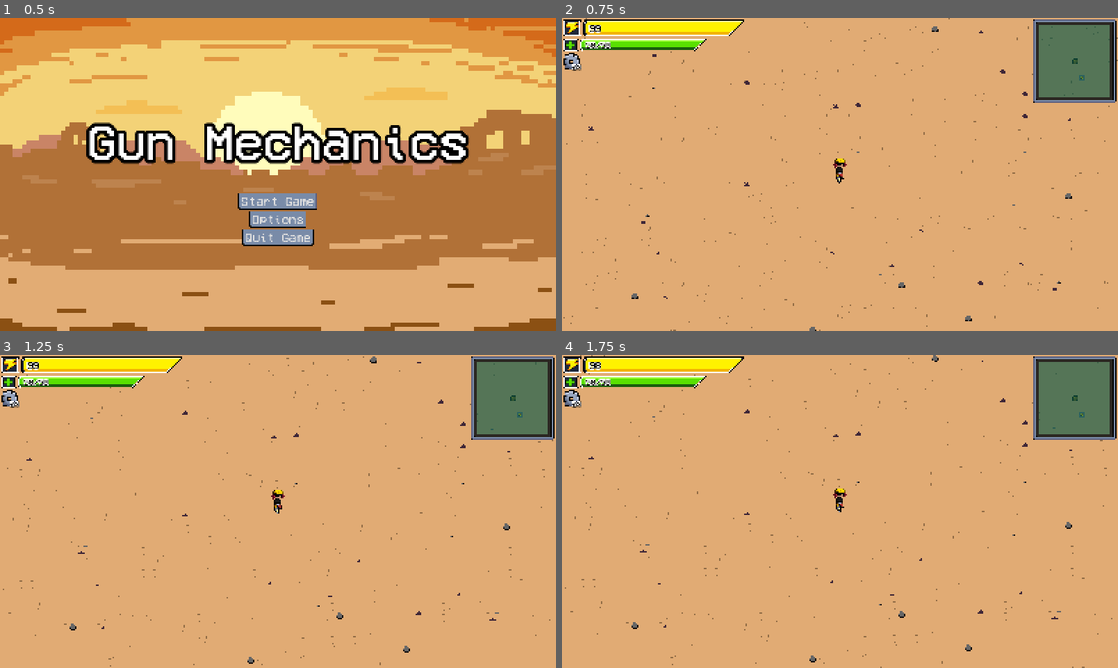
Above: before the commit, frames 1-4 (two rows, left to right).
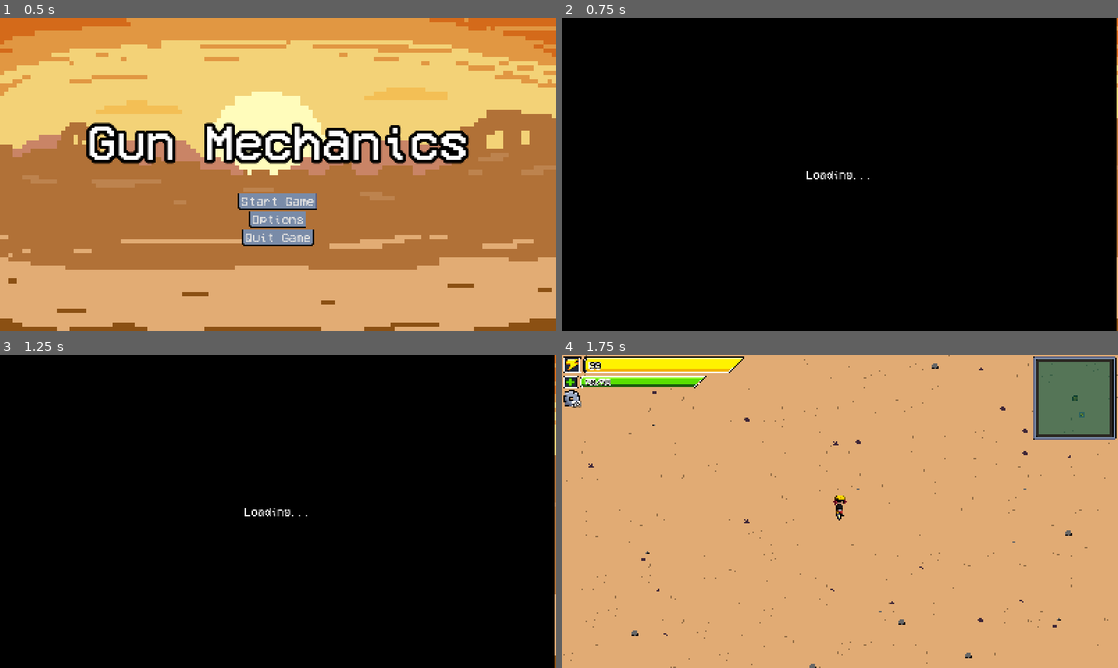
Above: after the commit, the same moments.

Repository: Crash-Out-Engine/NUS-Orbital-2025
Game: Godot game, scene res://scenes/game_menu.tscn
Two runs of this game, one before a commit and one after it. Both use one fixed random seed, a clock stepped at 60 frames per second and the inputs below.
Inputs (mouse positions are in pixels of both pictures, inside the frame that each line leads up to):
- Up to frame 1 (0.5 s): no input
- Up to frame 2 (0.75 s): click "Start Game" at 0.5 s
- Up to frame 3 (1.25 s): no input
- Up to frame 4 (1.75 s): click (840, 539) at 1.25 s, where only the run after the commit has a clickable "Start Game"

Frame 1 is identical in both runs. In frame 2, 99% of the frame differs, in the area x 0-100%, y 0-100%; in frame 3, 99%; in frame 4, 1.3%.

Commit message:
feat: add loading screen
- player can now quit to title screen from the game

Diff:
--- a/project.godot
+++ b/project.godot
@@ -18,6 +18,10 @@
 [audio]
 
 buses/default_bus_layout="res://resources/default_bus_layout.tres"
+
+[autoload]
+
+Functions="*res://scripts/functions.gd"
 
 [debug]
 
--- a/scenes/game.tscn
+++ b/scenes/game.tscn
@@ -483,13 +483,15 @@
 
 [node name="PanelContainer" type="PanelContainer" parent="UI/PauseMenu"]
 layout_mode = 1
-anchors_preset = 15
-anchor_right = 1.0
-anchor_bottom = 1.0
-offset_left = 384.0
-offset_top = 128.0
-offset_right = -384.0
-offset_bottom = -128.0
+anchors_preset = 8
+anchor_left = 0.5
+anchor_top = 0.5
+anchor_right = 0.5
+anchor_bottom = 0.5
+offset_left = -386.0
+offset_top = -186.0
+offset_right = 386.0
+offset_bottom = 186.0
 grow_horizontal = 2
 grow_vertical = 2
 theme = ExtResource("12_ssvqc")
@@ -498,72 +500,93 @@
 layout_mode = 2
 alignment = 1
 
-[node name="Resume" type="Button" parent="UI/PauseMenu/PanelContainer/VBoxContainer"]
+[node name="VolumesContainer" type="MarginContainer" parent="UI/PauseMenu/PanelContainer/VBoxContainer"]
+custom_minimum_size = Vector2(700, 200)
 layout_mode = 2
 size_flags_horizontal = 4
-theme = ExtResource("12_ssvqc")
-theme_override_fonts/font = ExtResource("9_kvuet")
-text = "Resume"
-
-[node name="Restart" type="Button" parent="UI/PauseMenu/PanelContainer/VBoxContainer"]
-layout_mode = 2
-size_flags_horizontal = 4
-theme_override_fonts/font = ExtResource("9_kvuet")
-text = "Restart"
-
-[node name="Quit" type="Button" parent="UI/PauseMenu/PanelContainer/VBoxContainer"]
-layout_mode = 2
-size_flags_horizontal = 4
-theme_override_fonts/font = ExtResource("9_kvuet")
-text = "Quit"
-
-[node name="MasterVolumeContainer" type="VBoxContainer" parent="UI/PauseMenu/PanelContainer/VBoxContainer"]
+size_flags_vertical = 4
+
+[node name="VBoxContainer" type="VBoxContainer" parent="UI/PauseMenu/PanelContainer/VBoxContainer/VolumesContainer"]
+layout_mode = 2
+size_flags_vertical = 4
+
+[node name="MasterVolumeContainer" type="VBoxContainer" parent="UI/PauseMenu/PanelContainer/VBoxContainer/VolumesContainer/VBoxContainer"]
 layout_mode = 2
 alignment = 1
 
-[node name="Label" type="Label" parent="UI/PauseMenu/PanelContainer/VBoxContainer/MasterVolumeContainer"]
+[node name="Label" type="Label" parent="UI/PauseMenu/PanelContainer/VBoxContainer/VolumesContainer/VBoxContainer/MasterVolumeContainer"]
 layout_mode = 2
 theme_override_colors/font_color = Color(0, 0, 0, 1)
 theme_override_fonts/font = ExtResource("9_kvuet")
 text = "Master volume:"
 
-[node name="MasterVolumeSlider" type="HSlider" parent="UI/PauseMenu/PanelContainer/VBoxContainer/MasterVolumeContainer"]
+[node name="MasterVolumeSlider" type="HSlider" parent="UI/PauseMenu/PanelContainer/VBoxContainer/VolumesContainer/VBoxContainer/MasterVolumeContainer"]
 layout_mode = 2
 max_value = 1.0
 step = 0.01
 value = 1.0
 
-[node name="MusicVolumeContainer" type="VBoxContainer" parent="UI/PauseMenu/PanelContainer/VBoxContainer"]
+[node name="MusicVolumeContainer" type="VBoxContainer" parent="UI/PauseMenu/PanelContainer/VBoxContainer/VolumesContainer/VBoxContainer"]
 layout_mode = 2
 alignment = 1
 
-[node name="Label" type="Label" parent="UI/PauseMenu/PanelContainer/VBoxContainer/MusicVolumeContainer"]
+[node name="Label" type="Label" parent="UI/PauseMenu/PanelContainer/VBoxContainer/VolumesContainer/VBoxContainer/MusicVolumeContainer"]
 layout_mode = 2
 theme_override_colors/font_color = Color(0, 0, 0, 1)
 theme_override_fonts/font = ExtResource("9_kvuet")
 text = "Music volume:"
 
-[node name="MusicVolumeSlider" type="HSlider" parent="UI/PauseMenu/PanelContainer/VBoxContainer/MusicVolumeContainer"]
+[node name="MusicVolumeSlider" type="HSlider" parent="UI/PauseMenu/PanelContainer/VBoxContainer/VolumesContainer/VBoxContainer/MusicVolumeContainer"]
 layout_mode = 2
 max_value = 1.0
 step = 0.01
 value = 1.0
 
-[node name="SFXVolumeContainer" type="VBoxContainer" parent="UI/PauseMenu/PanelContainer/VBoxContainer"]
+[node name="SFXVolumeContainer" type="VBoxContainer" parent="UI/PauseMenu/PanelContainer/VBoxContainer/VolumesContainer/VBoxContainer"]
 layout_mode = 2
 alignment = 1
 
-[node name="Label" type="Label" parent="UI/PauseMenu/PanelContainer/VBoxContainer/SFXVolumeContainer"]
+[node name="Label" type="Label" parent="UI/PauseMenu/PanelContainer/VBoxContainer/VolumesContainer/VBoxContainer/SFXVolumeContainer"]
 layout_mode = 2
 theme_override_colors/font_color = Color(0, 0, 0, 1)
 theme_override_fonts/font = ExtResource("9_kvuet")
 text = "SFX volume:"
 
-[node name="SFXVolumeSlider" type="HSlider" parent="UI/PauseMenu/PanelContainer/VBoxContainer/SFXVolumeContainer"]
+[node name="SFXVolumeSlider" type="HSlider" parent="UI/PauseMenu/PanelContainer/VBoxContainer/VolumesContainer/VBoxContainer/SFXVolumeContainer"]
 layout_mode = 2
 max_value = 1.0
 step = 0.01
 value = 1.0
+
+[node name="Resume" type="Button" parent="UI/PauseMenu/PanelContainer/VBoxContainer"]
+custom_minimum_size = Vector2(225, 0)
+layout_mode = 2
+size_flags_horizontal = 4
+theme = ExtResource("12_ssvqc")
+theme_override_fonts/font = ExtResource("9_kvuet")
+text = "Resume"
+
+[node name="Restart" type="Button" parent="UI/PauseMenu/PanelContainer/VBoxContainer"]
+custom_minimum_size = Vector2(225, 0)
+layout_mode = 2
+size_flags_horizontal = 4
+theme_override_fonts/font = ExtResource("9_kvuet")
+text = "Restart"
+
+[node name="Quit" type="Button" parent="UI/PauseMenu/PanelContainer/VBoxContainer"]
+custom_minimum_size = Vector2(225, 0)
+layout_mode = 2
+size_flags_horizontal = 4
+theme_override_fonts/font = ExtResource("9_kvuet")
+text = "Quit to Title Screen"
+
+[node name="Close" type="Button" parent="UI/PauseMenu/PanelContainer/VBoxContainer"]
+custom_minimum_size = Vector2(225, 0)
+layout_mode = 2
+size_flags_horizontal = 4
+theme_override_fonts/font = ExtResource("9_kvuet")
+text = "Close Game
+"
 
 [node name="PauseSound" type="AudioStreamPlayer" parent="UI/PauseMenu"]
 stream = ExtResource("11_ca42v")
@@ -642,16 +665,25 @@
 vertical_alignment = 1
 
 [node name="Restart" type="Button" parent="UI/GameOverPanel/PanelContainer/VBoxContainer"]
+custom_minimum_size = Vector2(225, 0)
 layout_mode = 2
 size_flags_horizontal = 4
 theme_override_fonts/font = ExtResource("9_kvuet")
 text = "Restart"
 
 [node name="Quit" type="Button" parent="UI/GameOverPanel/PanelContainer/VBoxContainer"]
+custom_minimum_size = Vector2(225, 0)
 layout_mode = 2
 size_flags_horizontal = 4
 theme_override_fonts/font = ExtResource("9_kvuet")
-text = "Quit"
+text = "Quit to Title Screen"
+
+[node name="Close" type="Button" parent="UI/GameOverPanel/PanelContainer/VBoxContainer"]
+custom_minimum_size = Vector2(225, 0)
+layout_mode = 2
+size_flags_horizontal = 4
+theme_override_fonts/font = ExtResource("9_kvuet")
+text = "Close Game"
 
 [node name="SandTileMap" type="TileMapLayer" parent="."]
 z_index = -100
@@ -685,11 +717,12 @@
 bus = &"Music"
 
 [connection signal="timeout" from="EnemySpawner/SpawnTimer" to="EnemySpawner" method="_on_spawn_timer_timeout"]
+[connection signal="value_changed" from="UI/PauseMenu/PanelContainer/VBoxContainer/VolumesContainer/VBoxContainer/MasterVolumeContainer/MasterVolumeSlider" to="UI/PauseMenu" method="_on_master_volume_slider_value_changed"]
+[connection signal="value_changed" from="UI/PauseMenu/PanelContainer/VBoxContainer/VolumesContainer/VBoxContainer/MusicVolumeContainer/MusicVolumeSlider" to="UI/PauseMenu" method="_on_music_volume_slider_value_changed"]
+[connection signal="value_changed" from="UI/PauseMenu/PanelContainer/VBoxContainer/VolumesContainer/VBoxContainer/SFXVolumeContainer/SFXVolumeSlider" to="UI/PauseMenu" method="_on_sfx_volume_slider_value_changed"]
 [connection signal="pressed" from="UI/PauseMenu/PanelContainer/VBoxContainer/Resume" to="UI/PauseMenu" method="_on_resume_pressed"]
 [connection signal="pressed" from="UI/PauseMenu/PanelContainer/VBoxContainer/Restart" to="UI/PauseMenu" method="_on_restart_pressed"]
 [connection signal="pressed" from="UI/PauseMenu/PanelContainer/VBoxContainer/Quit" to="UI/PauseMenu" method="_on_quit_pressed"]
-[connection signal="value_changed" from="UI/PauseMenu/PanelContainer/VBoxContainer/MasterVolumeContainer/MasterVolumeSlider" to="UI/PauseMenu" method="_on_master_volume_slider_value_changed"]
-[connection signal="value_changed" from="UI/PauseMenu/PanelContainer/VBoxContainer/MusicVolumeContainer/MusicVolumeSlider" to="UI/PauseMenu" method="_on_music_volume_slider_value_changed"]
-[connection signal="value_changed" from="UI/PauseMenu/PanelContainer/VBoxContainer/SFXVolumeContainer/SFXVolumeSlider" to="UI/PauseMenu" method="_on_sfx_volume_slider_value_changed"]
+[connection signal="pressed" from="UI/PauseMenu/PanelContainer/VBoxContainer/Close" to="UI/PauseMenu" method="_on_quit_pressed"]
 [connection signal="toggled" from="UI/DebugPanel/VBoxContainer/Button" to="UI/DebugPanel/VBoxContainer/Tree" method="_on_button_toggled"]
 [connection signal="item_edited" from="UI/DebugPanel/VBoxContainer/Tree" to="UI/DebugPanel" method="_on_tree_item_edited"]
--- /dev/null
+++ b/scenes/loading_screen.tscn
@@ -0,0 +1,51 @@
+[gd_scene load_steps=6 format=3 uid="uid://bafixdtie6tof"]
+
+[ext_resource type="Script" uid="uid://bp8ffv2kqohmu" path="res://scripts/loading_screen.gd" id="1_hprjd"]
+[ext_resource type="FontFile" uid="uid://cj53anigafm5t" path="res://assets/fonts/VCR_OSD_MONO_1.001.ttf" id="2_ku3bi"]
+
+[sub_resource type="Gradient" id="Gradient_5phy8"]
+colors = PackedColorArray(0, 0, 0, 1, 0, 0, 0, 1)
+
+[sub_resource type="GradientTexture1D" id="GradientTexture1D_djmwj"]
+gradient = SubResource("Gradient_5phy8")
+
+[sub_resource type="LabelSettings" id="LabelSettings_qygbf"]
+font = ExtResource("2_ku3bi")
+font_size = 32
+
+[node name="LoadingScreen" type="CanvasLayer"]
+script = ExtResource("1_hprjd")
+next_scene_path = "uid://bbtrde7tvkisy"
+
+[node name="Control" type="Control" parent="."]
+layout_mode = 3
+anchors_preset = 15
+anchor_right = 1.0
+anchor_bottom = 1.0
+grow_horizontal = 2
+grow_vertical = 2
+size_flags_horizontal = 6
+size_flags_vertical = 6
+
+[node name="TextureRect" type="TextureRect" parent="Control"]
+layout_mode = 1
+anchors_preset = 15
+anchor_right = 1.0
+anchor_bottom = 1.0
+offset_left = -2.0
+offset_right = -2.0
+grow_horizontal = 2
+grow_vertical = 2
+texture = SubResource("GradientTexture1D_djmwj")
+
+[node name="Label" type="Label" parent="Control/TextureRect"]
+layout_mode = 1
+anchors_preset = 15
+anchor_right = 1.0
+anchor_bottom = 1.0
+grow_horizontal = 2
+grow_vertical = 2
+text = "Loading..."
+label_settings = SubResource("LabelSettings_qygbf")
+horizontal_alignment = 1
+vertical_alignment = 1
--- /dev/null
+++ b/scripts/functions.gd
@@ -0,0 +1,6 @@
+extends Node
+
+func load_screen_to_scene(target: String) -> void:
+	var loading_screen = preload("res://scenes/loading_screen.tscn").instantiate()
+	loading_screen.next_scene_path = target
+	get_tree().current_scene.add_child(loading_screen)
--- a/scripts/game_menu.gd
+++ b/scripts/game_menu.gd
@@ -1,7 +1,7 @@
 extends Control
 
 func _on_start_game_pressed() -> void:
-	get_tree().change_scene_to_file("res://scenes/game.tscn")
+	Functions.load_screen_to_scene("res://scenes/game.tscn")
 
 func _on_quit_game_pressed() -> void:
 	get_tree().quit()
--- a/scripts/game_scene/game_over_panel.gd
+++ b/scripts/game_scene/game_over_panel.gd
@@ -7,6 +7,7 @@
 	game_scene.game_over.connect(display)
 	$PanelContainer/VBoxContainer/Restart.pressed.connect(restart)
 	$PanelContainer/VBoxContainer/Quit.pressed.connect(quit)
+	$PanelContainer/VBoxContainer/Close.pressed.connect(close_game)
 
 
 func display(message: String) -> void:
@@ -15,7 +16,10 @@
 
 func restart():
 	get_tree().paused = false
-	get_tree().reload_current_scene()
+	Functions.load_screen_to_scene("res://scenes/game.tscn")
 
 func quit():
+	Functions.load_screen_to_scene("res://scenes/game_menu.tscn")
+
+func close_game():
 	get_tree().quit()
--- a/scripts/game_scene/ui/pause_menu.gd
+++ b/scripts/game_scene/ui/pause_menu.gd
@@ -2,12 +2,12 @@
 
 @onready var _master_bus = AudioServer.get_bus_index("Master")
 @onready var _master_vol_slider = (
-		$PanelContainer/VBoxContainer/MasterVolumeContainer/MasterVolumeSlider)
+		$PanelContainer/VBoxContainer/VolumesContainer/VBoxContainer/MasterVolumeContainer/MasterVolumeSlider)
 @onready var _music_bus = AudioServer.get_bus_index("Music")
 @onready var _music_vol_slider = (
-		$PanelContainer/VBoxContainer/MusicVolumeContainer/MusicVolumeSlider)
+		$PanelContainer/VBoxContainer/VolumesContainer/VBoxContainer/MusicVolumeContainer/MusicVolumeSlider)
 @onready var _sfx_bus = AudioServer.get_bus_index("SFX")
-@onready var _sfx_vol_slider = $PanelContainer/VBoxContainer/SFXVolumeContainer/SFXVolumeSlider
+@onready var _sfx_vol_slider = $PanelContainer/VBoxContainer/VolumesContainer/VBoxContainer/SFXVolumeContainer/SFXVolumeSlider
 
 
 func _ready() -> void:
@@ -16,6 +16,7 @@
 	$PanelContainer/VBoxContainer/Resume.pressed.connect(resume)
 	$PanelContainer/VBoxContainer/Restart.pressed.connect(restart)
 	$PanelContainer/VBoxContainer/Quit.pressed.connect(quit)
+	$PanelContainer/VBoxContainer/Close.pressed.connect(close_game)
 
 	_master_vol_slider.value = AudioServer.get_bus_volume_linear(_master_bus)
 	_music_vol_slider.value = AudioServer.get_bus_volume_linear(_music_bus)
@@ -35,10 +36,13 @@
 
 func restart():
 	get_tree().paused = false
-	get_tree().reload_current_scene()
-
+	Functions.load_screen_to_scene("res://scenes/game.tscn")
 
 func quit():
+	get_tree().paused = false
+	Functions.load_screen_to_scene("res://scenes/game_menu.tscn")
+
+func close_game():
 	get_tree().quit()
 
 
--- /dev/null
+++ b/scripts/loading_screen.gd
@@ -0,0 +1,13 @@
+extends CanvasLayer
+
+@export_file("*.tscn") var next_scene_path: String
+
+func _ready():
+	ResourceLoader.load_threaded_request(next_scene_path)
+
+func _process(_delta: float) -> void:
+	if ResourceLoader.load_threaded_get_status(next_scene_path) == ResourceLoader.THREAD_LOAD_LOADED:
+		set_process(false)
+		await get_tree().create_timer(1).timeout
+		var new_scene: PackedScene = ResourceLoader.load_threaded_get(next_scene_path)
+		get_tree().change_scene_to_packed(new_scene)
--- a/scripts/settings_menu.gd
+++ b/scripts/settings_menu.gd
@@ -17,7 +17,6 @@
 	_sfx_vol_slider.value = AudioServer.get_bus_volume_linear(_sfx_bus)
 
 func _input(event: InputEvent) -> void:
-	print("huh")
 	if event is InputEventMouseButton:
 		if mouse_over:
 			visible = false
Not shown: 1 places in scenes/game.tscn that only renumber resources
Not shown, added: scripts/functions.gd.uid
Not shown, added: scripts/loading_screen.gd.uid
